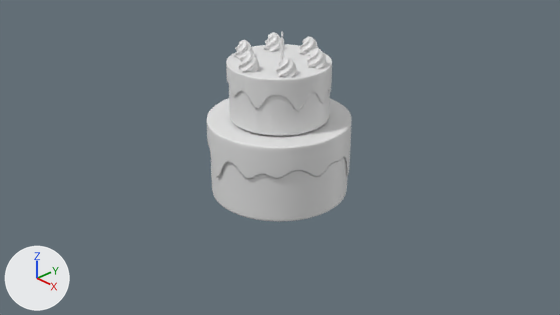
Before and after pictures for a commit that changed the Blender file cake2tired.blend.
Before and after are seen from the file's camera 'Camera'. Lighting does not change. The marker at lower left points along +X, +Y and +Z.

The first picture shows 'Cylinder', 'Cylinder.001', 'Star.003', 'icing', 'icing.001'.
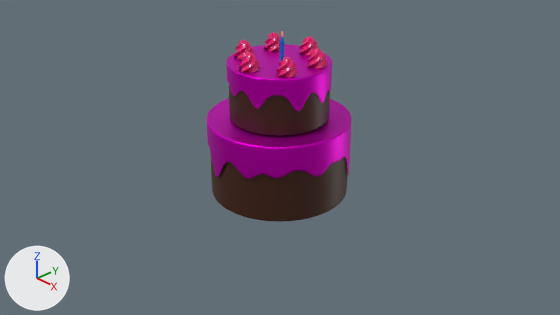
Pixel boxes (x1, y1, x2, y2) of what changed, in the pictures (560 x 315 px):
'icing', recoloured: (207, 98, 352, 179) in both
'Cylinder', recoloured (grey to brown): (210, 153, 348, 222) in both
'icing.001', recoloured (white to pink): (226, 44, 332, 112) in both
'Cylinder.001', recoloured (grey to brown): (229, 86, 330, 136) in both
'Star.003', recoloured (white to pink): (234, 32, 328, 78) in both

The change, as a list of edits to the scene's bpy script:
```text
Add mat_material_004:
    mat_material_004 = principled_material('Material.004')
    mat_material_004.base_color = (0.804, 0.00499, 0.155)  # pink #e8106e
    mat_material_004.roughness = 0.25
Add mat_material_002:
    mat_material_002 = principled_material('Material.002')
    mat_material_002.base_color = (0.799, 0.0, 0.665)  # pink #e700d5
    mat_material_002.metallic = 5.0
Add mat_material_003:
    mat_material_003 = principled_material('Material.003')
    mat_material_003.base_color = (0.0529, 0.00972, 0.0)  # brown #411900
Add mat_material:
    mat_material = principled_material('Material')
    mat_material.base_color = (0.799, 0.0, 0.665)  # pink #e700d5
    mat_material.metallic = 5.0
Add mat_material_001:
    mat_material_001 = principled_material('Material.001')
    mat_material_001.base_color = (0.0529, 0.00972, 0.0)  # brown #411900
Change me_cylinder:
    where me_cylinder.from_pydata(...)  # 256 vertices, 225 faces; spans x -1.0..1.0, y -1.0..1.0, z -1.0..0.52
    add me_cylinder.materials.append(mat_material_001)  # brown #411900
Change me_cylinder_001:
    where me_cylinder_001.from_pydata(...)  # 160 vertices, 129 faces; spans x -1.04..1.02, y -1.03..1.03, z -1.6..1.07
    add me_cylinder_001.materials.append(mat_material)  # pink #e700d5
Change me_cylinder_005:
    where me_cylinder_005.from_pydata(...)  # 256 vertices, 225 faces; spans x -1.0..1.0, y -1.0..1.0, z -1.0..0.52
    add me_cylinder_005.materials.append(mat_material_003)  # brown #411900
Change me_cylinder_006:
    where me_cylinder_006.from_pydata(...)  # 160 vertices, 129 faces; spans x -1.03..1.03, y -1.03..1.03, z -1.66..0.21
    add me_cylinder_006.materials.append(mat_material_002)  # pink #e700d5
Change me_star_003:
    where me_star_003.from_pydata(...)  # 312 vertices, 360 faces; spans x -3.28..3.28, y -3.54..3.54, z 0.36..2.18
    add me_star_003.materials.append(mat_material_004)  # pink #e8106e
```
